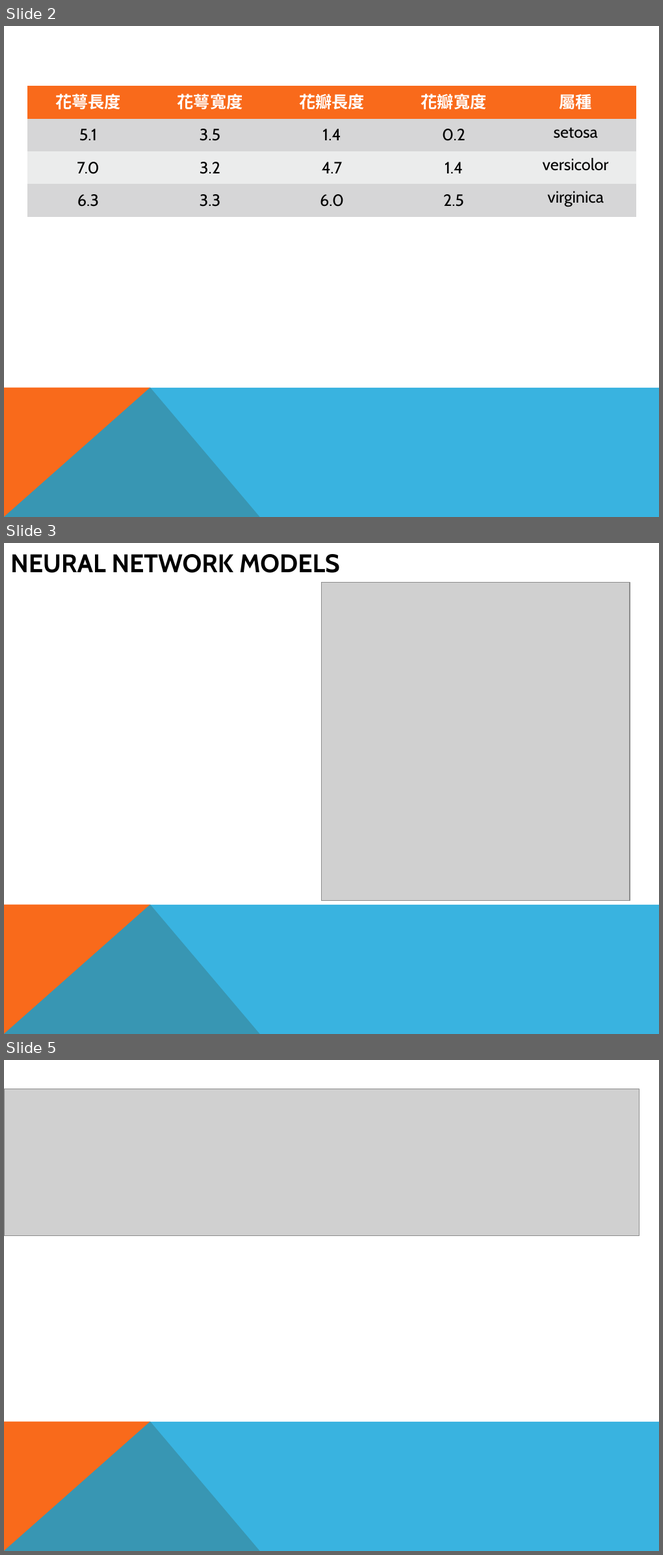
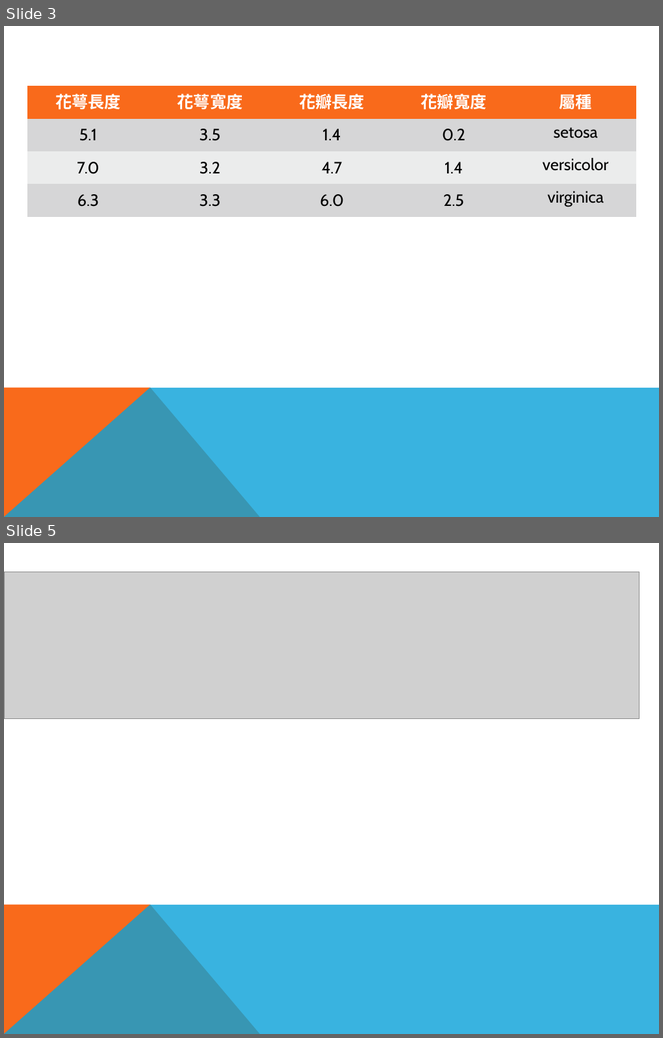
Before and after one commit to kagano/u0524825, a slide deck: 雲端期中作業.pptx. Shown one above the other, each under a label of ours: slides 2, 3 and 5 before the commit, slides 3 and 5 after it; the slides between them are not shown. The pictures are 663x1555 and 663x1038 pixels, drawn with LibreOffice and Linux fonts; fonts in the diff are those of the drawing; grey boxes stand for pictures. Boxes give left, top, right and bottom in pixels: in the first picture for what was removed or moved away, otherwise in the second. Text is boxed around its words. In the diff, an @@ line names an element or a change of style, - is before the commit and + after.

```diff
--- a/雲端期中作業.pptx
+++ b/雲端期中作業.pptx
@@ slide 3 removed at <box>4,543,659,1034</box>, background #FFFFFF; not listed: 2 template elements that a slide beside it also shows @@
@@ title removed at <box>10,554,340,573</box> @@
-NEURAL NETWORK MODELS
@@ picture removed at <box>321,582,630,901</box> @@
@@ what was slide 2 is now slide 3 @@
```
Also in this commit, not shown: 2 slides added, 1 other slide removed.
